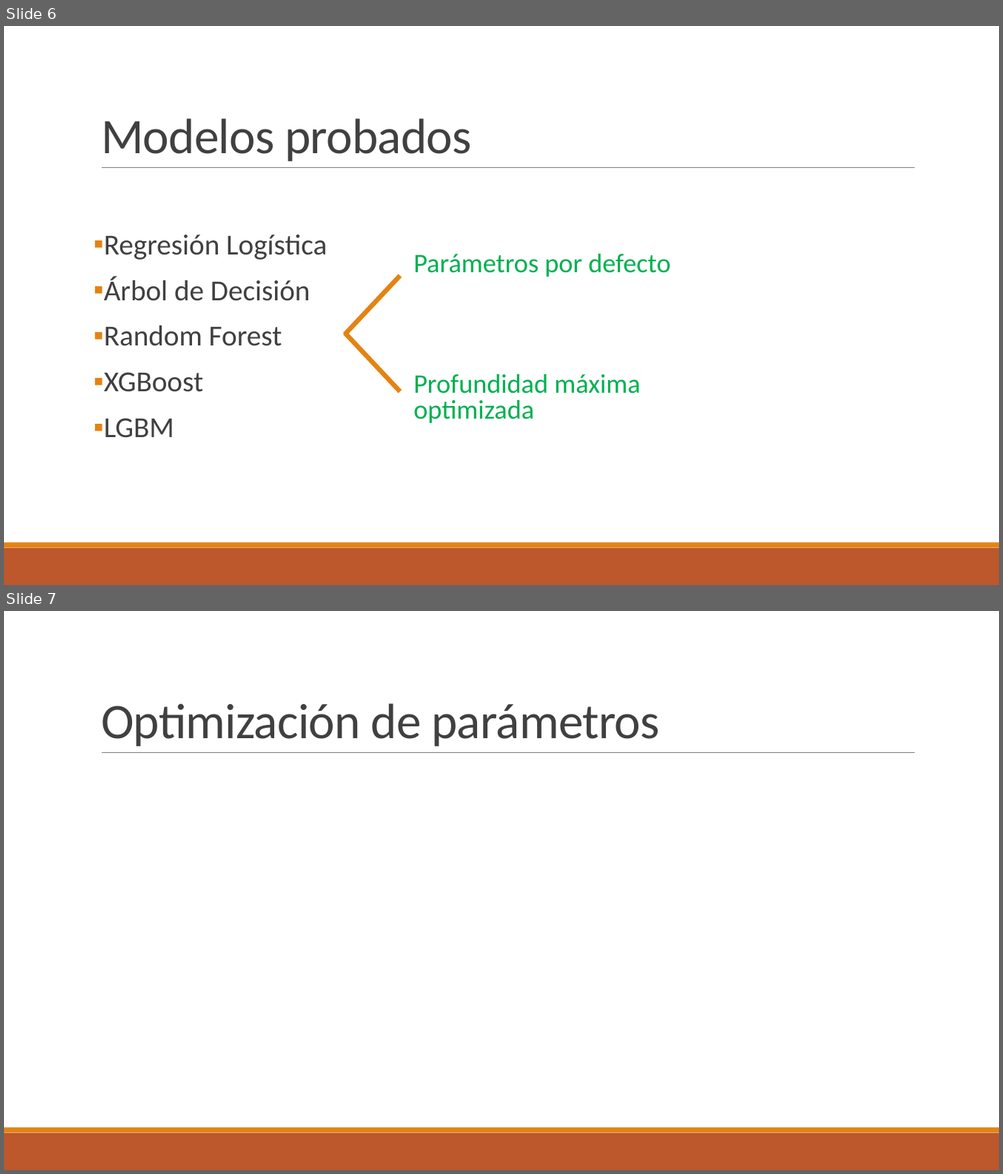
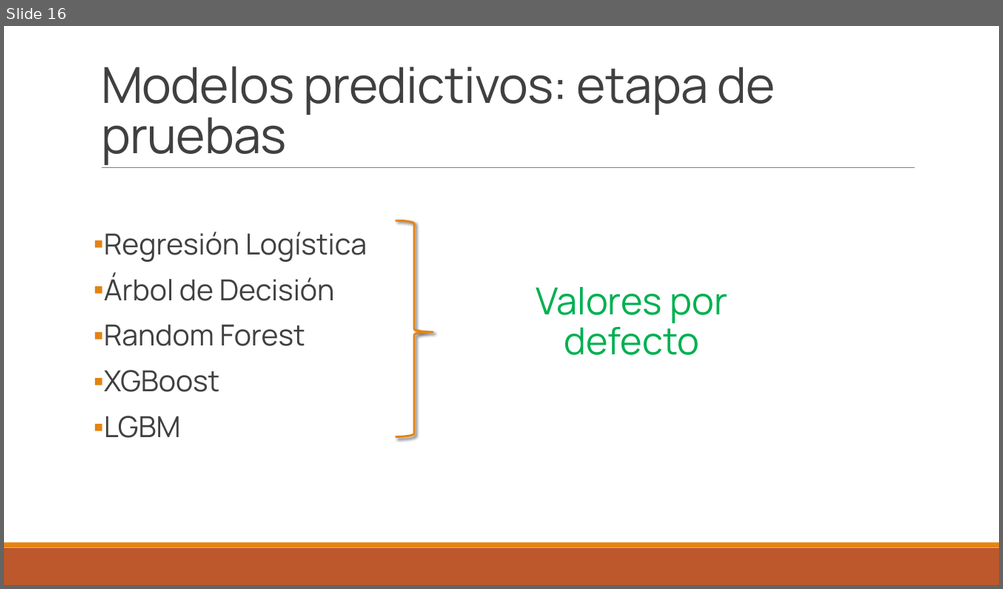
Before and after one commit to sordenesf/Heart-Disease, a slide deck: Presentación Indicators of Heart Diseases.pptx. Shown one above the other, each under a label of ours: slides 6 and 7 before the commit, slide 16 after it. The pictures are 1003x1174 and 1003x589 pixels, drawn with LibreOffice and Linux fonts; fonts in the diff are those of the drawing. Boxes give left, top, right and bottom in pixels: in the first picture for what was removed or moved away, otherwise in the second. Text is boxed around its words. In the diff, an @@ line names an element or a change of style, - is before the commit and + after.

```diff
--- a/Presentación Indicators of Heart Diseases.pptx
+++ b/Presentación Indicators of Heart Diseases.pptx
@@ slide 7 removed at box(4, 611, 999, 1170), background #FFFFFF; not listed: 3 template elements that a slide beside it also shows @@
@@ title removed at box(101, 703, 660, 746) @@
-Optimización de parámetros
@@ what was slide 6 is now slide 16 @@
@@ slide 16 changed as well @@
@@ title at box(101, 66, 775, 165): text changed; font Calibri to Manrope @@
-Modelos probados
+Modelos predictivos: etapa de pruebas
@@ text "Regresión Logística" at box(104, 232, 367, 438): font Calibri to Manrope @@
@@ right brace added at box(395, 221, 433, 437), outline #E48312 2 pt @@
@@ line removed from (345, 335) to (400, 276) @@
@@ text at box(535, 287, 727, 355): text changed; size 25.9 to 36 pt; font Calibri to Manrope @@
-Parámetros por defecto
-Profundidad máxima optimizada
+Valores por defecto
@@ line removed from (345, 333) to (400, 392) @@
```
Also in this commit, not shown: 4 other slides changed, 22 slides added, 3 other slides removed.
